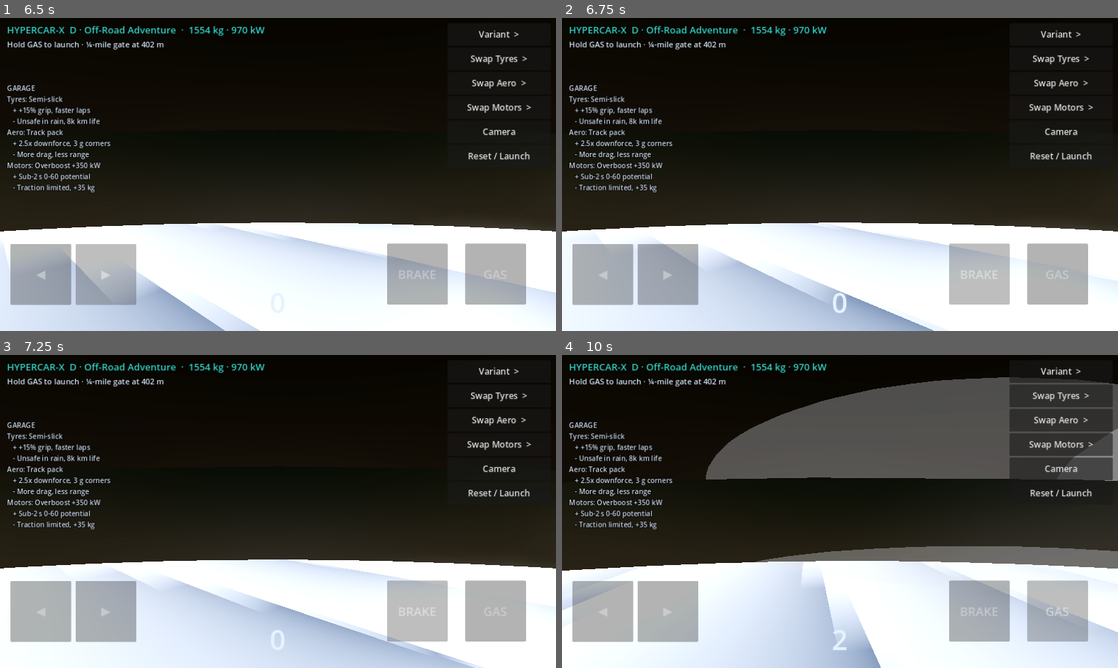
Above: before the commit, frames 1-4 (two rows, left to right).
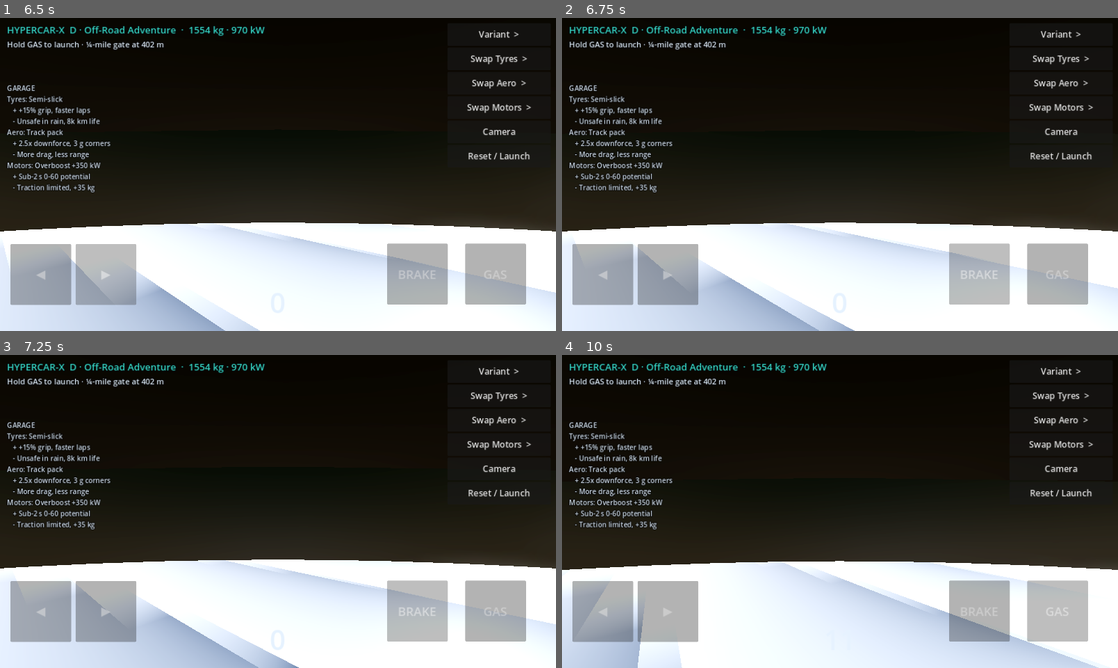
Above: after the commit, the same moments.

Repository: jaineil32624/hypercar-x
Game: Godot game, scene res://main.tscn
Two runs of this game, one before a commit and one after it. Both use one fixed random seed, a clock stepped at 60 frames per second and the inputs below.
Inputs:
- Up to frame 1 (6.5 s): hold D (steer_right) 0.53-1.25 s; click "Variant >" at 1.25 s; click "Swap Tyres >" at 2 s; click "Swap Aero >" at 2.75 s; click "Swap Motors >" at 3.5 s; click "Camera" at 4.25 s; click "◀" at 5 s; click "▶" at 5.75 s
- Up to frame 2 (6.75 s): click "BRAKE" at 6.5 s
- Up to frame 3 (7.25 s): no input
- Up to frame 4 (10 s): click "GAS" at 7.25 s; hold S (brake) 8.03-8.78 s; hold D (steer_right) 8.78-9.53 s; hold W (accelerate) from 9.53 s (still down)

Frame 1 is identical in both runs. In frame 2, 5.6% of the frame differs, in the area x 0-100%, y 65-100%; in frame 3, 13%; in frame 4, 37%, in the area x 0-100%, y 7-100%.

Commit message:
Godot: traction limit from engineering model, stronger brakes
Co-Authored-By: Claude Opus 5.5 <noreply@anthropic.com>
Claude-Session: https://claude.ai/code/session_0119tRvJpKU6TpkSKkQ8qQDf

Diff:
--- a/godot/main.gd
+++ b/godot/main.gd
@@ -302,7 +302,7 @@
 	}
 	car.mass = P["mass"]
 	for w in wheels:
-		w.wheel_friction_slip = 0.6 * P["mu"]  # tuned so Godot 0-60 matches the Python model
+		w.wheel_friction_slip = P["mu"]
 		w.suspension_max_force = P["mass"] * G * 1.6
 	if wing:
 		wing.visible = part_idx["Aero"] != 2
@@ -418,13 +418,16 @@
 	# tractive force = min(torque-limited, power-limited), same as the Python model
 	var f_torque: float = P["torque"] * P["gear"] * 0.92 / P["r"]
 	var f_power: float = P["power"] * 0.92 / maxf(absf(v), 1.0)
-	var f := minf(f_torque, f_power) / 4.0  # Godot applies engine_force at each of the 4 traction wheels
+	# traction limit μ(mg + downforce), as in the Python model (Godot does not cap longitudinal grip itself)
+	var q0 := 0.5 * RHO * v * v
+	var f_grip: float = P["mu"] * (P["mass"] * G + q0 * P["cl"] * P["area"])
+	var f := minf(minf(f_torque, f_power), f_grip) / 4.0  # Godot applies engine_force at each of the 4 traction wheels
 	var v_motor_max: float = P["rpm"] * TAU / 60.0 / P["gear"] * P["r"]
 	if v >= v_motor_max:
 		f = 0.0
 	if brk > 0.0 and v > 1.0:
 		car.engine_force = 0.0
-		car.brake = 0.025 * P["mass"] * P["mu"]
+		car.brake = 0.04 * P["mass"] * P["mu"]
 	elif brk > 0.0:
 		car.engine_force = -f * 0.25  # reverse
 		car.brake = 0.0
